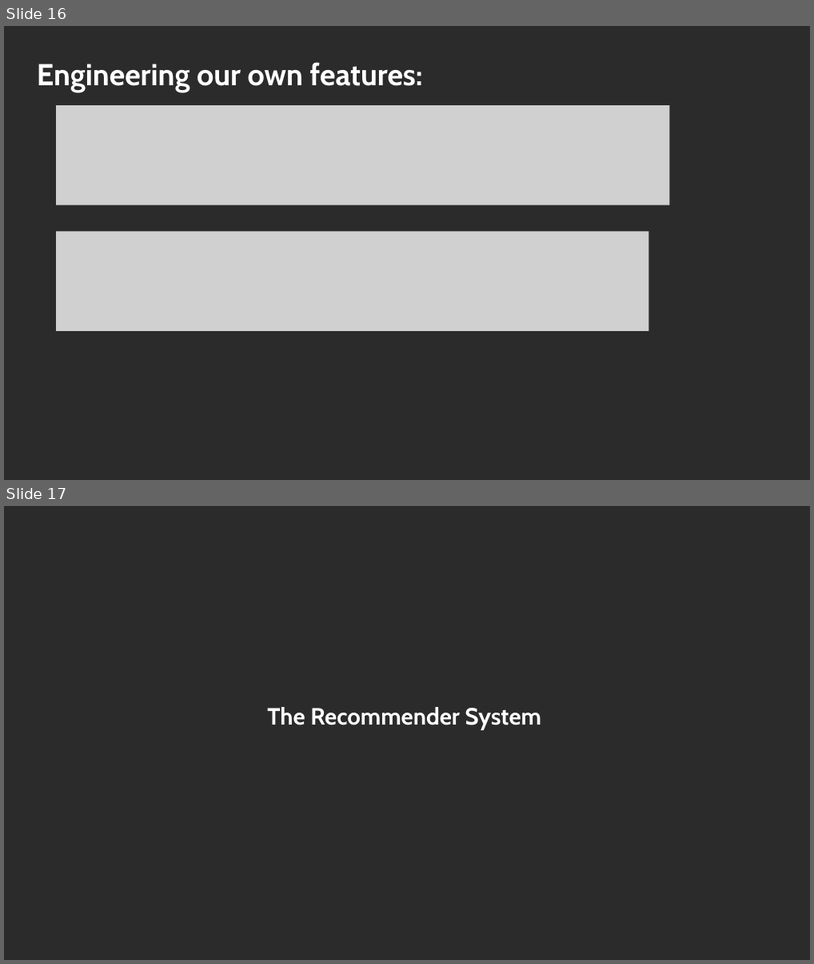
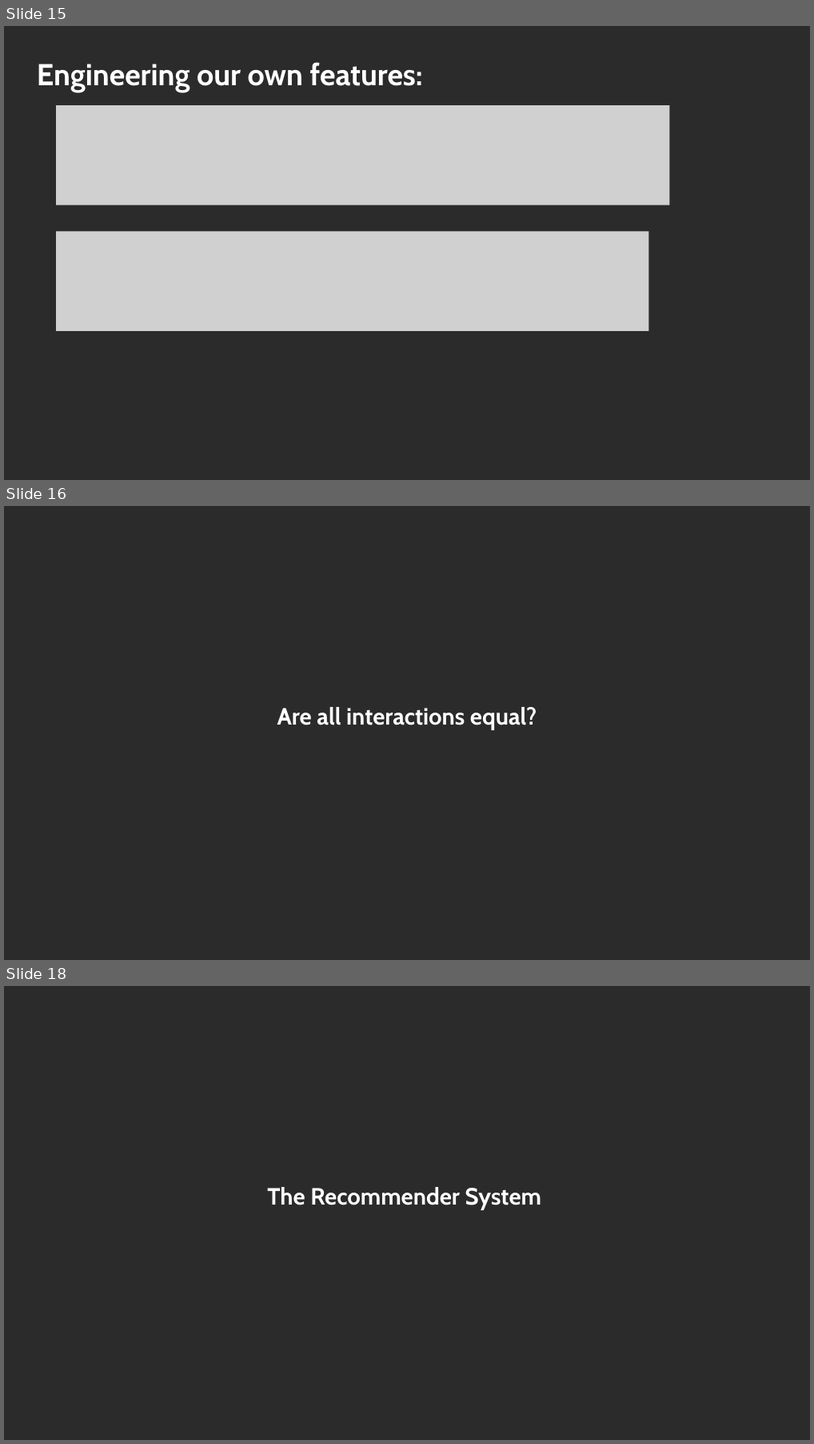
Before and after one commit to lizesteyn/FNBdataquest, a slide deck: Presentation1bkp.pptx. Shown one above the other, each under a label of ours: slides 16 and 17 before the commit, slides 15, 16 and 18 after it; the slides between them are not shown. The pictures are 814x964 and 814x1444 pixels, drawn with LibreOffice and Linux fonts; fonts in the diff are those of the drawing; grey boxes stand for pictures; background and template pictures are left out; a plain dark background stands for a picture behind light text. Boxes give left, top, right and bottom in pixels: in the first picture for what was removed or moved away, otherwise in the second. Text is boxed around its words. In the diff, an @@ line names an element or a change of style, - is before the commit and + after.

```diff
--- a/Presentation1bkp.pptx
+++ b/Presentation1bkp.pptx
@@ slide 16 added at (4, 506, 810, 960), background picture (left out) @@
@@ text added at (278, 707, 537, 730), 28 pt, text #FFFFFF, bold @@
+Are all interactions equal?
@@ what was slide 16 is now slide 15 @@
@@ what was slide 17 is now slide 18 @@
```
Also in this commit, not shown: 1 slide changed.
